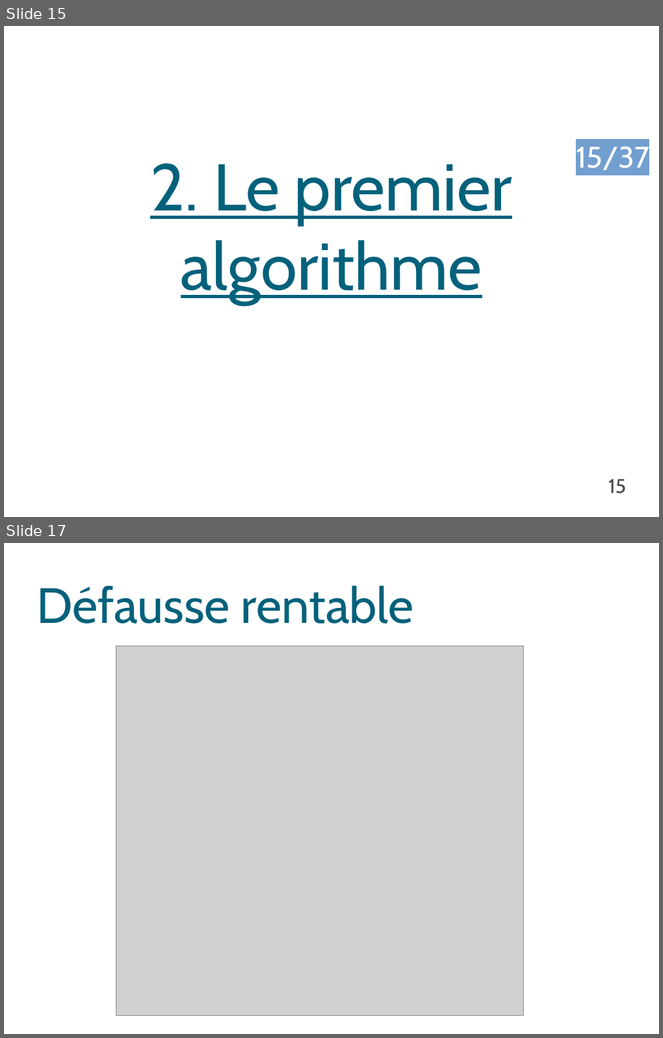
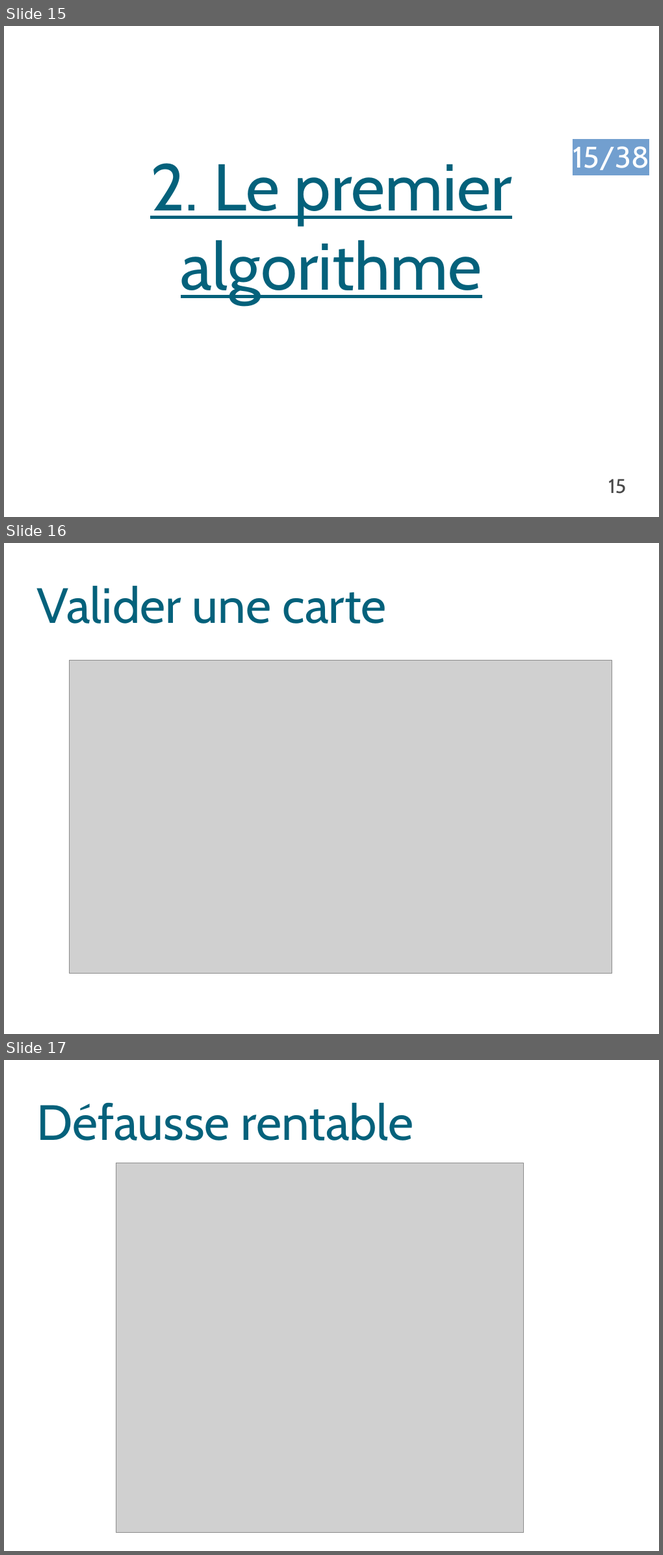
Before and after one commit to Triw-12/hanamikoji_solve, a slide deck: diaporama/Règles.odp. Shown one above the other, each under a label of ours: slides 15 and 17 before the commit, slides 15, 16 and 17 after it; the slides between them are not shown. The pictures are 663x1038 and 663x1555 pixels, drawn with LibreOffice and Linux fonts; fonts in the diff are those of the drawing; grey boxes stand for pictures; background and template pictures are left out. Boxes give left, top, right and bottom in pixels: in the first picture for what was removed or moved away, otherwise in the second. Text is boxed around its words. In the diff, an @@ line names an element or a change of style, - is before the commit and + after.

```diff
--- a/diaporama/Règles.odp
+++ b/diaporama/Règles.odp
@@ slide 16 added at [4, 543, 659, 1034], background picture (left out) @@
@@ page number added at [454, 575, 655, 609], 36 pt, text #FFFFFF @@
+16
@@ title added at [36, 586, 387, 624], 60 pt, text #04617B @@
+Valider une carte
@@ picture added at [70, 660, 612, 974] @@
@@ page number at [573, 146, 649, 170]: text changed @@
-15/37
+15/38
```
Also in this commit, not shown: 6 slides changed, 1 other slide added, 1 slide removed, 8 other files.
